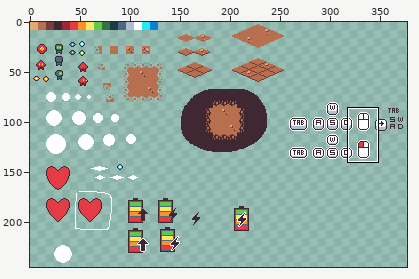
Pixel-art file: assets/aseprite/sketch.ase. Above, an overview of the earlier version with the close-up marked.
Close-up. The starting point:
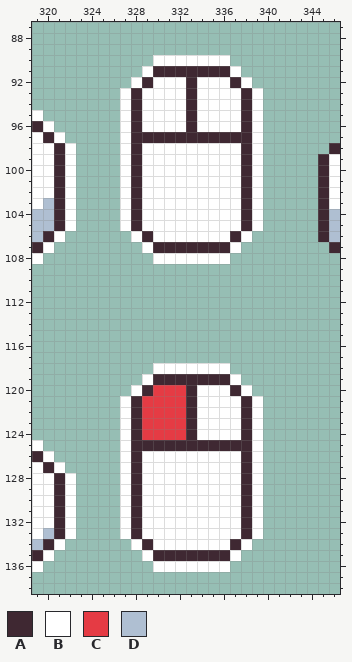
380x256 pixels, 1 frame. Shown: x 319..346, y 87..138. The wide view leaves out empty margins.
Palette (. is transparent): A #3f2832  B #ffffff  C #e53b44  D #afbfd2
Pixels before, first column x 319:
 90 ...........BBBBBBB..........
 91 ..........BAAAAAAAB.........
 92 .........BABBBABBBAB........
 93 ........BABBBBABBBBAB.......
 94 ........BABBBBABBBBAB.......
 95 B.......BABBBBABBBBAB.......
 96 AB......BABBBBABBBBAB.......
 97 BAB.....BAAAAAAAAAAAB.......
 98 BBAB....BABBBBBBBBBAB......A
 99 BBAB....BABBBBBBBBBAB.....AB
100 BBAB....BABBBBBBBBBAB.....AB
101 BBAB....BABBBBBBBBBAB.....AB
102 BBAB....BABBBBBBBBBAB.....AB
103 BDAB....BABBBBBBBBBAB.....AB
104 DDAB....BABBBBBBBBBAB.....AD
105 DDAB....BABBBBBBBBBAB.....AD
106 DAB......BABBBBBBBAB......AD
107 AB........BAAAAAAAB........A
108 B..........BBBBBBB..........
109 ............................
110 ............................
111 ............................
112 ............................
113 ............................
114 ............................
115 ............................
116 ............................
117 ............................
118 ...........BBBBBBB..........
119 ..........BAAAAAAAB.........
120 .........BACCCABBBAB........
121 ........BACCCCABBBBAB.......
122 ........BACCCCABBBBAB.......
123 ........BACCCCABBBBAB.......
124 ........BACCCCABBBBAB.......
125 B.......BAAAAAAAAAAAB.......
126 AB......BABBBBBBBBBAB.......
127 BAB.....BABBBBBBBBBAB.......
128 BBAB....BABBBBBBBBBAB.......
129 BBAB....BABBBBBBBBBAB.......
130 BBAB....BABBBBBBBBBAB.......
131 BBAB....BABBBBBBBBBAB.......
132 BBAB....BABBBBBBBBBAB.......
133 BDAB....BABBBBBBBBBAB.......
134 DAB......BABBBBBBBAB........
135 AB........BAAAAAAAB.........
136 B..........BBBBBBB..........
The result:
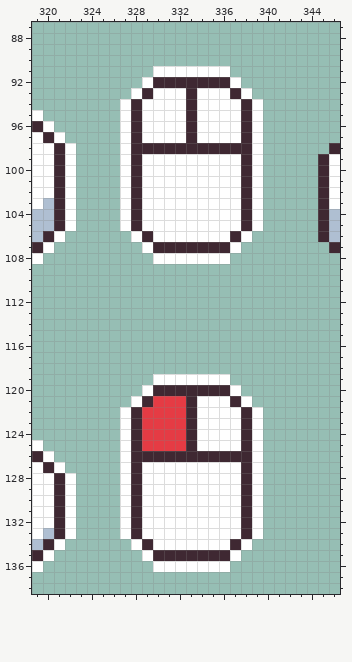
The exact change:
Changed rows in their new state; - is an unchanged pixel.
first column x 327:
 90 ---.......---
 91 --.BBBBBBB.--
 92 -.BAAA-AAAB.-
 93 .BA-------AB.
first column x 329:
 97 BBBB-BBBB
 98 AAAAAAAAA
first column x 327:
118 ---.......---
119 --.BBBBBBB.--
120 -.BAAA-AAAB.-
121 .BA-------AB.
first column x 329:
125 CCCC-BBBB
126 AAAAAAAAA
Pixel boxes of the changes (left, top, right, bottom) in both close-ups:
changed: (120, 55, 263, 154)
changed: (120, 363, 263, 462)
